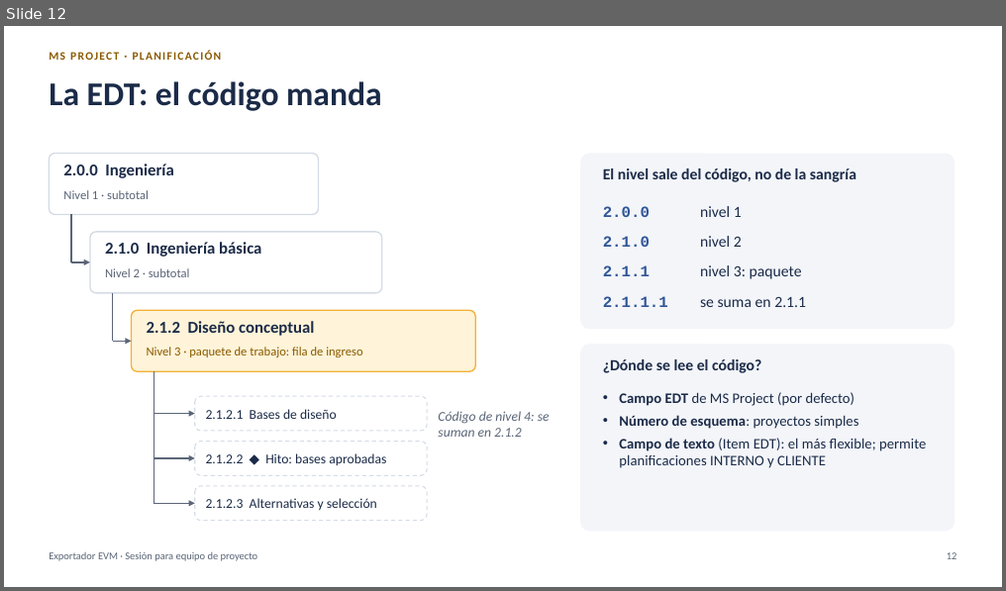
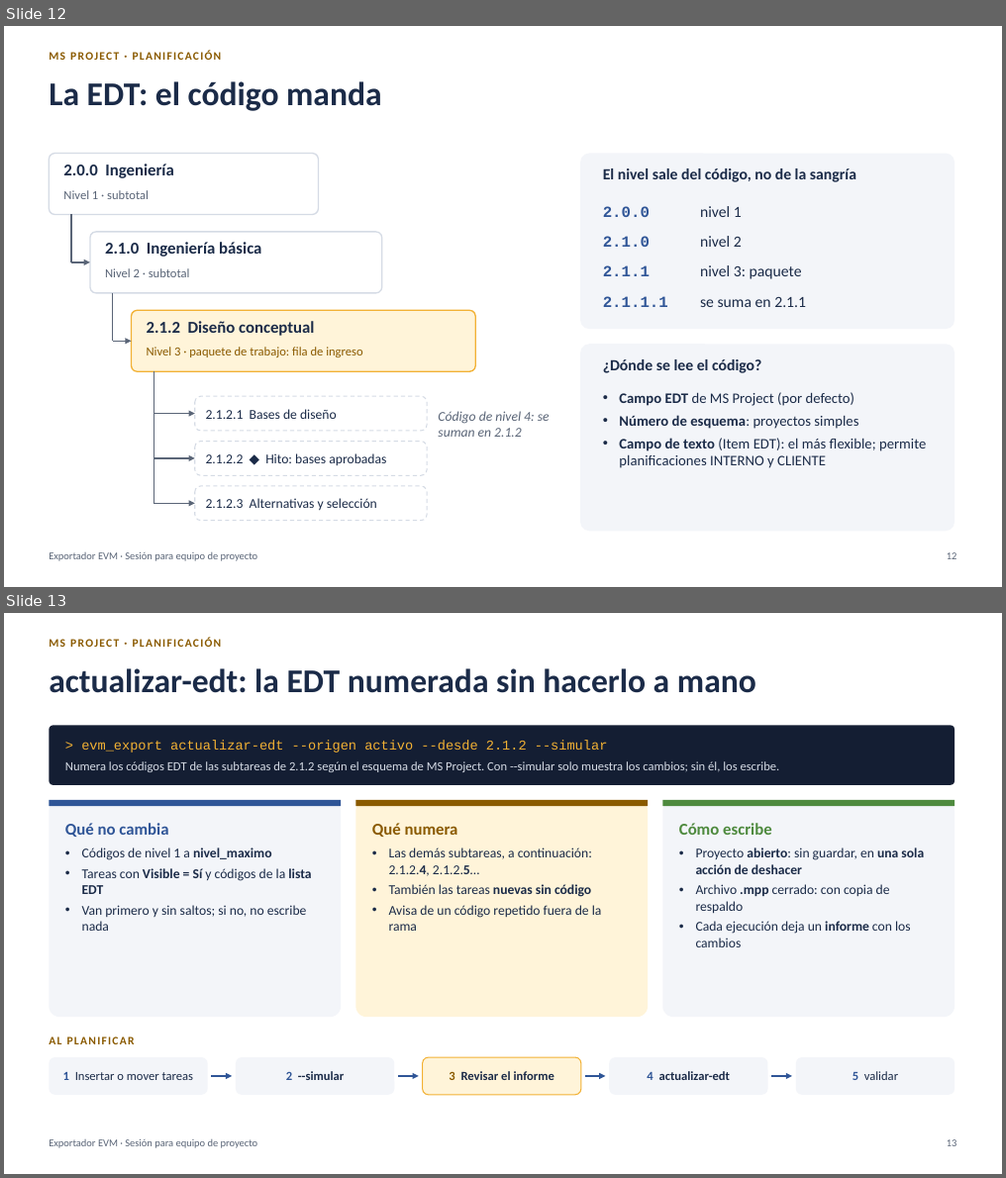
Before and after one commit to MarceloSalazar/evm-automation, a slide deck: docs/presentacion-jefes-de-proyecto.pptx. Shown one above the other, each under a label of ours: slide 12 before the commit, slides 12 and 13 after it. The pictures are 1006x591 and 1006x1178 pixels, drawn with LibreOffice and Linux fonts; fonts in the diff are those of the drawing. Boxes give left, top, right and bottom in pixels: in the first picture for what was removed or moved away, otherwise in the second. Text is boxed around its words. In the diff, an @@ line names an element or a change of style, - is before the commit and + after.

Commit message:
Capturas del libro regeneradas y presentación de la 2.7.0
- Capturas de docs/img/excel con las cabeceras y las fechas de EV de la 2.7.0.
- Presentación: 45 diapositivas y 30 minutos de contenido (34 con preguntas).
  Nuevas: actualizar-edt, revisar las líneas base (validar --informe),
  corregir-linea-base y el método Ponderado con los pesos por tarea resumen.
  Actualizadas: agenda, campos personalizados, presupuesto, errores
  frecuentes, hitos ponderados, cómo funciona, generar (HIT-013) y las
  capturas del libro.

```diff
--- a/docs/presentacion-jefes-de-proyecto.pptx
+++ b/docs/presentacion-jefes-de-proyecto.pptx
@@ slide 13 added at [4,613,1002,1174], background #FFFFFF @@
@@ text added at [49,636,648,658], 11 pt, text #8A5A00, bold @@
+MS PROJECT · PLANIFICACIÓN
@@ title added at [49,668,756,693], 32 pt, text #1B2B48, bold @@
+actualizar-edt: la EDT numerada sin hacerlo a mano
@@ rounded rectangle added at [49,725,954,785], fill #141E33 @@
@@ text added at [65,741,780,772], 12 pt, text #D5DBE5 @@
+> evm_export actualizar-edt --origen activo --desde 2.1.2 --simular
+Numera los códigos EDT de las subtareas de 2.1.2 según el esquema de MS Project. Con --simular solo muestra los cambios; sin él, los escribe.
@@ rounded rectangle added at [49,800,341,1017], fill #F3F5F9 @@
@@ rectangle added at [49,800,341,806], fill #2F5597 @@
@@ rounded rectangle added at [355,800,648,1017], fill #FFF4D9 @@
@@ rectangle added at [355,800,648,806], fill #8A5A00 @@
@@ rounded rectangle added at [662,800,954,1017], fill #F3F5F9 @@
@@ rectangle added at [662,800,954,806], fill #4E8A3E @@
@@ text added at [65,823,311,931], 13 pt, text #1B2B48 @@
+Qué no cambia
+• Códigos de nivel 1 a nivel_maximo
+• Tareas con Visible = Sí y códigos de la lista EDT
+• Van primero y sin saltos; si no, no escribe nada
@@ text added at [372,823,602,931], 13 pt, text #1B2B48 @@
+Qué numera
+• Las demás subtareas, a continuación: 2.1.2.4, 2.1.2.5…
+• También las tareas nuevas sin código
+• Avisa de un código repetido fuera de la rama
@@ text added at [679,823,924,948], 13 pt, text #1B2B48 @@
+Cómo escribe
+• Proyecto abierto: sin guardar, en una sola acción de deshacer
+• Archivo .mpp cerrado: con copia de respaldo
+• Cada ejecución deja un informe con los cambios
@@ text added at [49,1037,135,1045], 11 pt, text #8A5A00, bold @@
+AL PLANIFICAR
@@ rounded rectangle added at [49,1058,208,1095], fill #F3F5F9, 12 pt, text #1B2B48 @@
+1 Insertar o mover tareas
@@ rounded rectangle added at [236,1058,395,1095], fill #F3F5F9, 12 pt, text #1B2B48, bold @@
+2 --simular
@@ rounded rectangle added at [423,1058,581,1095], fill #FFF4D9, outline #F2B134 1 pt, 12 pt, text #1B2B48, bold @@
+3 Revisar el informe
@@ rounded rectangle added at [610,1058,768,1095], fill #F3F5F9, 12 pt, text #1B2B48, bold @@
+4 actualizar-edt
@@ rounded rectangle added at [796,1058,954,1095], fill #F3F5F9, 12 pt, text #1B2B48 @@
+5 validar
@@ arrow added from (211, 1076) to (232, 1076), #2F5597 1.5 pt @@
@@ arrow added from (398, 1076) to (419, 1076), #2F5597 1.5 pt @@
@@ arrow added from (585, 1076) to (606, 1076), #2F5597 1.5 pt @@
@@ arrow added from (772, 1076) to (792, 1076), #2F5597 1.5 pt @@
@@ text added at [49,1140,258,1149], 10 pt, text #5A6577 @@
+Exportador EVM · Sesión para equipo de proyecto
@@ page number added at [946,1140,957,1147], 10 pt, text #5A6577 @@
+13
```
Also in this commit, not shown: 10 slides changed, 3 other slides added, 18 other files.
